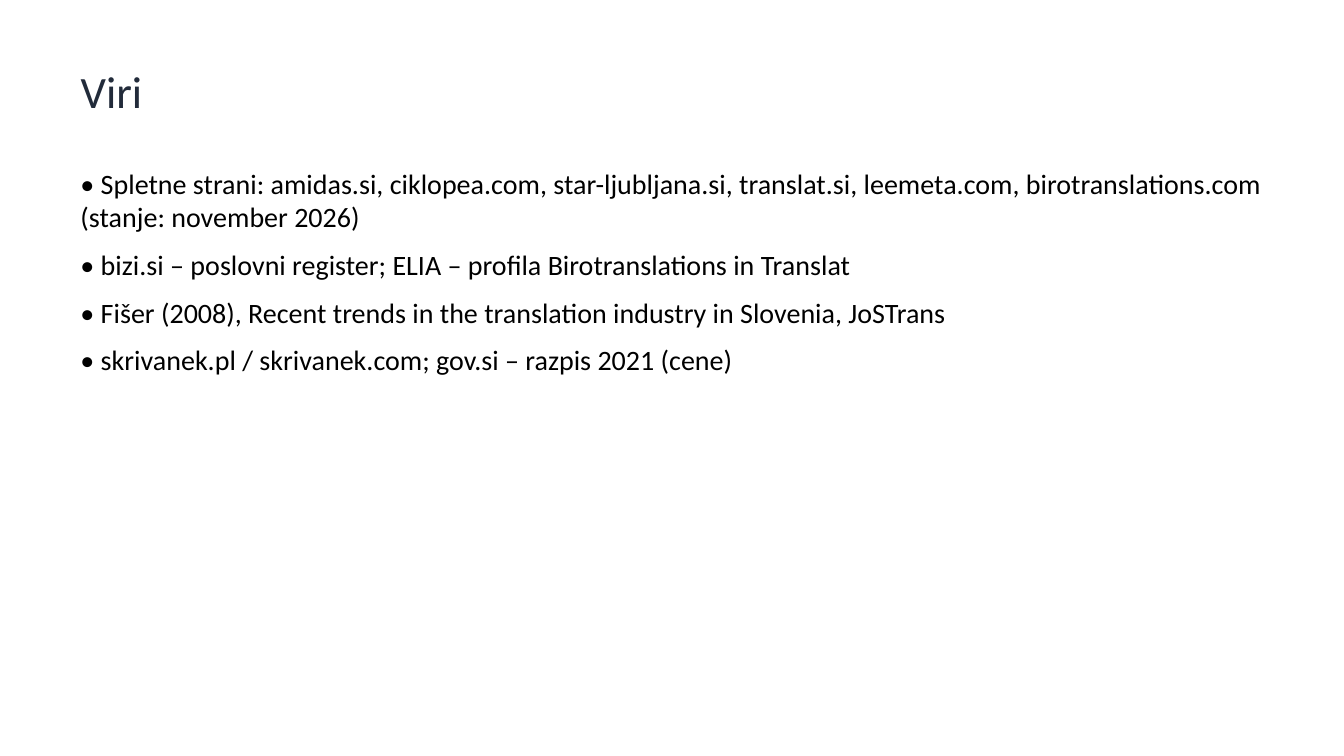
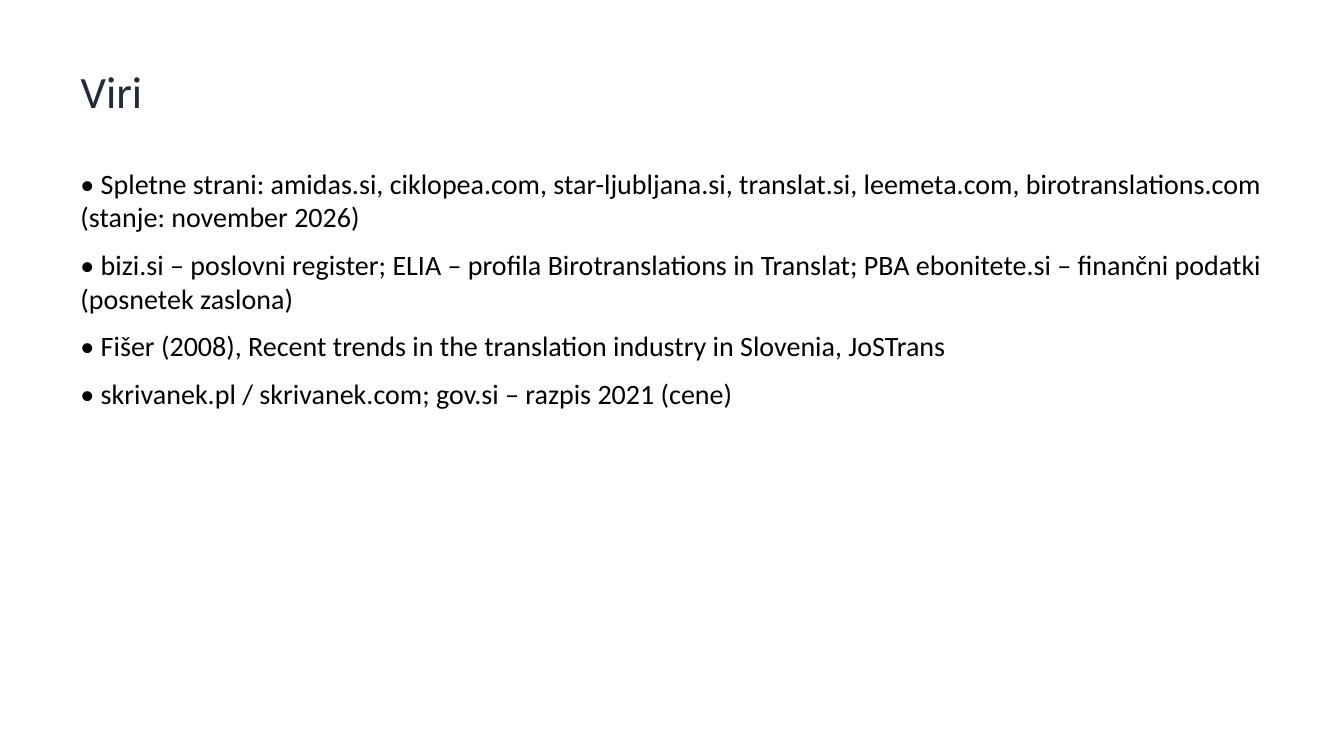
Before and after one commit to matjazambroz/github, a slide deck: slide 12 of analiza/analiza_konkurence_SI.pptx (slide 10 before the commit). Drawn at 1344x756 pixels with LibreOffice and Linux fonts; fonts in the diff are those of the drawing. Boxes give left, top, right and bottom in pixels: in the first picture for what was removed or moved away, otherwise in the second. Text is boxed around its words. In the diff, an @@ line names an element or a change of style, - is before the commit and + after.

```diff
--- a/analiza/analiza_konkurence_SI.pptx
+++ b/analiza/analiza_konkurence_SI.pptx
@@ text at (80, 255, 1261, 314): text changed @@
-• bizi.si – poslovni register; ELIA – profila Birotranslations in Translat
+• bizi.si – poslovni register; ELIA – profila Birotranslations in Translat; PBA ebonitete.si – finančni podatki (posnetek zaslona)
```
Also in this commit, not shown: 4 other slides changed, 2 slides added, 1 other file.
